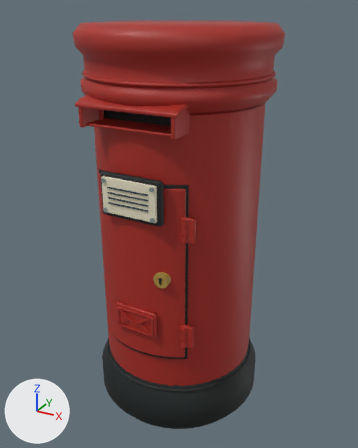
The glTF model public/models/village/postbox.glb, before and after one commit.
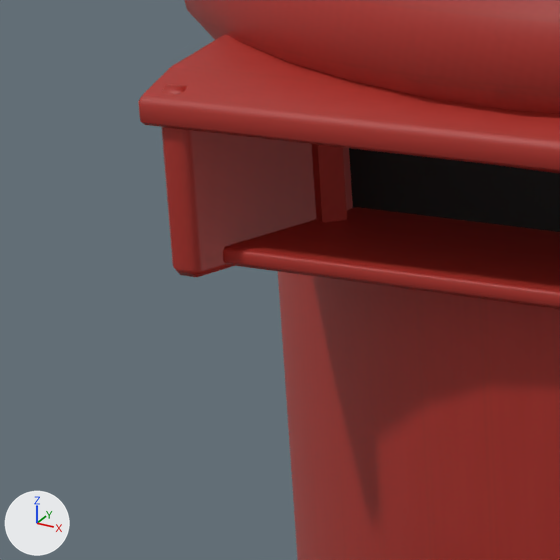
The first picture shows the older version from a camera (50 mm lens) standing at (0.872, -1.584, 1.553) and looking at (-0.001, 0.004, 0.759). The close-ups show the older and then the newer version on the part from 16% to 37% of the width and 20% to 37% of the height of that picture. Only the edits that show in the close-ups are written down. The lights are fixed; the arrows at lower left show +X, +Y and +Z. Vertices at exactly the same position are counted once.

The scene before the commit, as lines of its bpy script (objects in view):
```python
me_postbox_mesh = bpy.data.meshes.new('postbox-mesh')
me_postbox_mesh.from_pydata(...)  # 2216 vertices, 4300 faces; spans x -0.36..0.36, y -0.35..0.35, z 0.0..1.5
me_postbox_mesh.materials.append(mat_postbox_surface)
ob_postboxbody = bpy.data.objects.new('PostboxBody', me_postbox_mesh)
ob_postboxbody.location = (0.0, 0.0, 0.0)
```
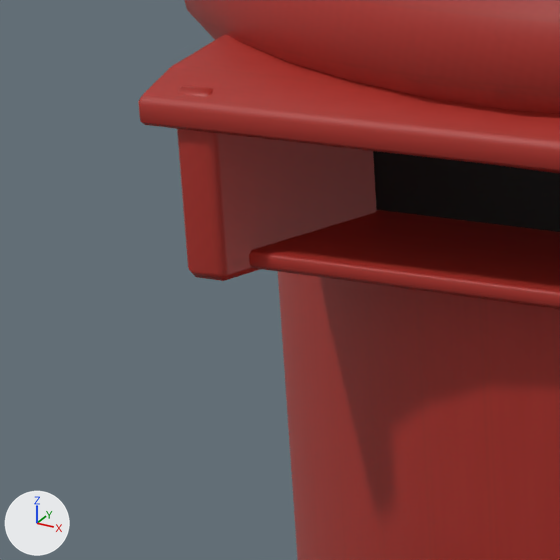
Boxes (x1, y1, x2, y2) around the edits, measured in the close-ups (560 x 560 px; the box of a moved part takes in the faces that stretch with it):
```json
{"part": 1, "of": "me_postbox_mesh", "change": "moved or reshaped", "before": [162, 84, 316, 277], "after": [177, 86, 377, 281]}
```

The change, as JSON lines over the scene's bpy script:
```json
{"block": "me_postbox_mesh", "where": "me_postbox_mesh.from_pydata(...)  # 2216 vertices, 4300 faces; spans x -0.36..0.36, y -0.35..0.35, z 0.0..1.5"}
{"block": "me_postbox_mesh", "where": "# used by ob_postboxbody; location = (0.0, 0.0, 0.0)"}
{"block": "me_postbox_mesh", "change": "me_postbox_mesh part 1: the loose piece of 24 vertices spanning x -0.18..-0.16, y -0.35..-0.25, z 1.19..1.28 is moved by (0.01, 0.01, 0.0)"}
```
